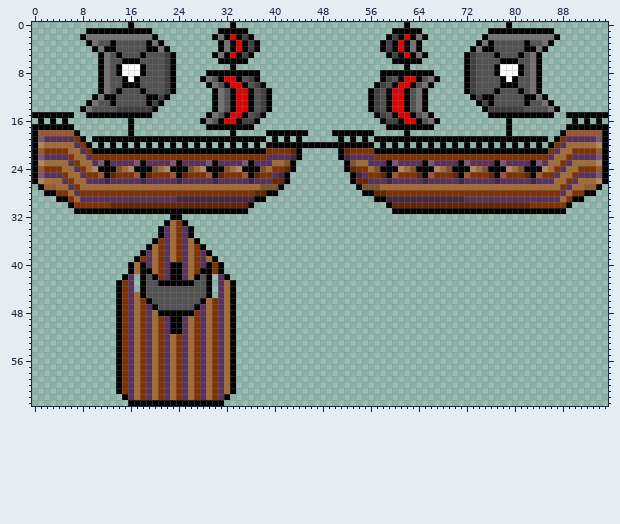
Pixel-art file: Assets/boat.aseprite. Above is the file before it was changed.
96x64 pixels, 1 frame. Colours within 5 levels of each other are drawn and written as one.
And afterwards:
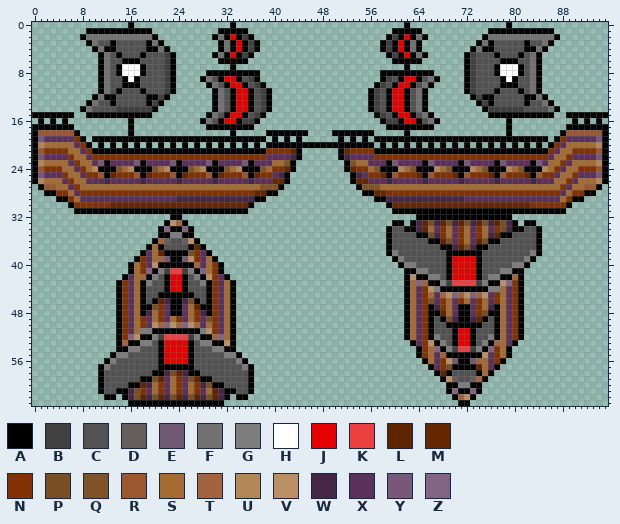
Palette (. is transparent): A #000000  B #404040  C #525252  D #665e5a  E #715a71  F #727272  G #7d7d7d  H #ffffff  J #e60000  K #ec4040  L #5f2400  M #652600  N #833100  P #784e24  Q #7f5326  R #9a5730  S #a56b31  T #a26440  U #b58657  V #bb9064  W #462646  X #5b315b  Y #795779  Z #846484
Difference:
Changed rows in their new state; - is an unchanged pixel.
first column x 11:
32 -----------------------------------------------------AAAAAAAAAAAAAAAA-----
33 ------------VT-----------------------------------AA-AWLPWLPWLPWLPWLPWA-AA-
34 -----------ZAAZ---------------------------------ACCAAWLSXNSXNSXNSXNPWAACCA
35 -----------AGGA---------------------------------ACCCCAAPWNSXNSXNSWLAACCCCA
36 ----------TDCCDV--------------------------------ACCCCCCAALPXNSXLPAACCCCCCA
37 ----------ACCCCAL-------------------------------ACCCCCCCCAAWLPWAACCCCCCCCA
38 ----------LAAAAP--------------------------------AGCCCCCCCCAAAAAACCCCCCCCGA
39 ----------TEAAEV---------------------------------AGCCCCCCCAJJJJACCCCCCCGA-
40 -------N-VAA--AAT-S-------------------------------AGGCCCCCAJJJJACCCCCGGA--
41 -------NZAGBKKBGAZS--------------------------------AAGGCCCAJJJJACCCGGAA---
42 ------STAGCAJJACGAVN-------------------------------AVAAGGCAJJJJACGGAATA---
43 ------S-G-C-JJ-C-G-N-------------------------------ASZTAAGBKKKKBGAAVZNA---
44 ------S----AJJA----N-------------------------------ASXNVGAAAAAAAAGGSXNA---
45 ----------AAAAAA---N-------------------------------ASXNSXTVZTVZTVXNSXNA---
46 -------ACALWAAWPACA--------------------------------ASXNPXNSXNSXNSXNSXNA---
47 -------AAPNXAAXSLAA--------------------------------ASXNAWNSXAAXNSWASXNA---
48 -------AW-NX--XS-WA--------------------------------ASXNAALSXAAXNPAASXNA---
49 ------------SN----P--------------------------------ASXNACAPWAAWLACASXNA---
50 ---------VTZVTZVT----------------------------------ASXNACCAAAAAACCASXNA---
51 -------GGAAA--AAAGV--------------------------------ASXNACCCAJJACCCASXNA---
52 -----ZVAAGBKKKKBGAATZ------------------------------ASXNAGCCAJJACCGASXNA---
53 ----TAAGGCAJJJJACGGAAV------------------------------AXNVAGCAJJACGATSXA----
54 ----AGGCCCAJJJJACCCGGA-------------------------------ANSZAGBKKBGAZNSA-----
55 --AGGCCCCCAJJJJACCCCCGGA-----------------------------ANSXTAAAAAAVXNSA-----
56 -AGCCCCCCCAJJJJACCCCCCCGA-----------------------------ASXNVEAAETSXNA------
57 AGCCCCCCCCAAAAAACCCCCCCCGA-----------------------------AXNPAAAALSXA-------
58 ACCCCCCCCAAWPLWAACCCCCCCCA------------------------------ALACCCCASA--------
59 ACCCCCCAAPL----PLAACCCCCCA-------------------------------AVDCCDTA---------
60 ACCCCAALW--------WPAACCCCA--------------------------------AAGGAA----------
61 ACC-AWP------------LWA-CCA--------------------------------AZAAZA----------
62 -AA--WPLWPLWPLWPLWPLW--AA----------------------------------ATVA-----------
63 ------------------------------------------------------------AA------------
